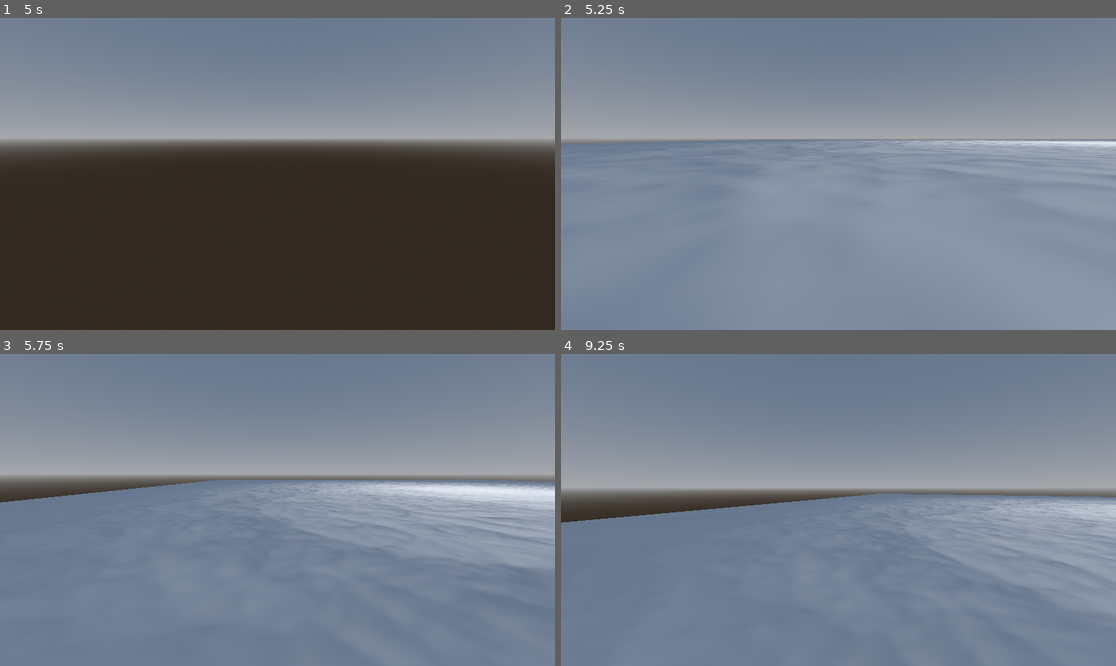
Above: before the commit, frames 1-4 (two rows, left to right).
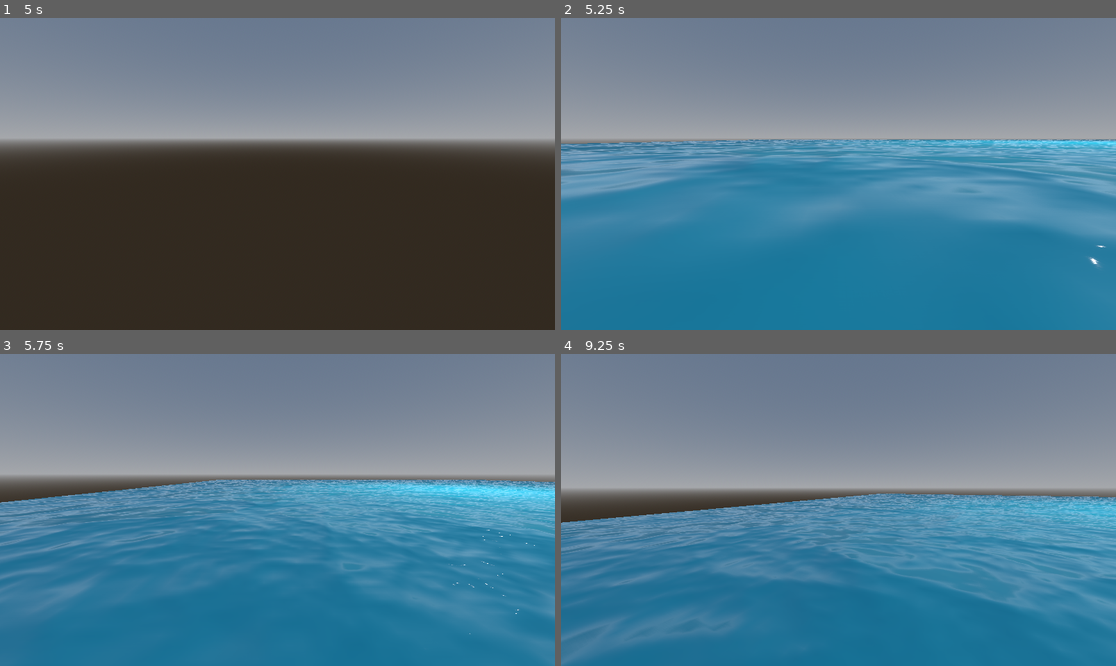
Above: after the commit, the same moments.

Repository: hperantunes/spatial-shaders-starter-project
Game: Godot game, scene res://scenes/spatial_shaders.tscn
The game is run twice, just before and just after one commit, with the same random seed, the same clock (stepped at 60 frames per second) and the same inputs. The engine's default icon, where the game draws it, is replaced by a stand-in: a white triangle on a blue panel in a dark square.
Inputs (mouse positions are in pixels of both pictures, inside the frame that each line leads up to):
- Up to frame 1 (5 s): tap Enter at 0.5, 2, 3.5 s; move the mouse to (399, 158) at 0.52 s; hold D (move_right) 0.53-1.28 s; hold Right mouse button (camera_move_mode) 0.53-1.28 s; click (399, 158) at 0.67 s; tap Space at 1.25, 2.75, 4.25 s; move the mouse to (249, 174) at 1.27 s; hold W (move_forward) 1.28-2.03 s; tap Shift (camera_speed_up) at 1.35, 3.6 s; move the mouse to (333, 105) at 2.02 s; hold D (move_right) 2.03-2.78 s; click (333, 105) at 2.1 s; move the mouse to (249, 236) at 2.77 s; hold W (move_forward) 2.78-3.53 s; right-click (249, 236) at 2.85 s; click (249, 236) at 2.92 s; move the mouse to (444, 220) at 3.52 s; hold A (move_left) from 3.53 s (still down); move the mouse to (111, 127) at 4.27 s; click (111, 127) at 4.35 s
- Up to frame 2 (5.25 s): move the mouse to (866, 174) at 5.02 s; release A (move_left) at 5.03 s; hold S (move_backward) from 5.03 s (still down); hold Right mouse button (camera_move_mode) from 5.03 s (still down); click (866, 174) at 5.17 s
- Up to frame 3 (5.75 s): keep holding S (move_backward); keep holding Right mouse button (camera_move_mode)
- Up to frame 4 (9.25 s): move the mouse to (816, 503) at 5.77 s; release S (move_backward) at 5.78 s; release Right mouse button (camera_move_mode) at 5.78 s; hold D (move_right) 5.78-6.53 s; tap Shift (camera_speed_up) at 5.85, 8.1 s; move the mouse to (960, 494) at 6.52 s; hold W (move_forward) 6.53-7.28 s; click (960, 494) at 6.6 s; move the mouse to (727, 525) at 7.27 s; hold D (move_right) 7.28-8.03 s; right-click (727, 525) at 7.35 s; click (727, 525) at 7.42 s; move the mouse to (894, 441) at 8.02 s; hold S (move_backward) 8.03-8.78 s; move the mouse to (810, 572) at 8.77 s; hold A (move_left) from 8.78 s (still down); click (810, 572) at 8.85 s

Frame 1 is identical in both runs. In frame 2, 60% of the frame differs, in the area x 0-100%, y 38-100%; in frame 3, 58%; in frame 4, 51%.

Commit message:
Lesson 4.11

Diff:
--- a/scenes/spatial_shaders.tscn
+++ b/scenes/spatial_shaders.tscn
@@ -78,10 +78,23 @@
 as_normal_map = true
 noise = SubResource("FastNoiseLite_a5wnh")
 
+[sub_resource type="FastNoiseLite" id="FastNoiseLite_bahuk"]
+
+[sub_resource type="NoiseTexture2D" id="NoiseTexture2D_ndqdo"]
+seamless = true
+as_normal_map = true
+noise = SubResource("FastNoiseLite_bahuk")
+
 [sub_resource type="ShaderMaterial" id="ShaderMaterial_iaeq8"]
 render_priority = 0
 shader = ExtResource("8_p1ne2")
+shader_parameter/albedo = Color(0.117647, 0.866667, 0.980392, 1)
+shader_parameter/direction1 = Vector2(1, 0)
+shader_parameter/direction2 = Vector2(1, 0)
+shader_parameter/scroll_speed1 = 0.03
+shader_parameter/scroll_speed2 = 0.02
 shader_parameter/normalmap_texture = SubResource("NoiseTexture2D_0nu7r")
+shader_parameter/normalmap_texture2 = SubResource("NoiseTexture2D_ndqdo")
 
 [node name="SpatialShaders" type="Node3D"]
 script = ExtResource("1_db346")
--- a/shaders/water.gdshader
+++ b/shaders/water.gdshader
@@ -1,9 +1,29 @@
 shader_type spatial;
 
 uniform sampler2D normalmap_texture: repeat_enable, filter_linear;
+uniform sampler2D normalmap_texture2: repeat_enable, filter_linear;
+
+uniform vec3 albedo: source_color = vec3(1.0);
+
+uniform vec2 direction1 = vec2(1.0, 0.0);
+uniform vec2 direction2 = vec2(0.0, 1.0);
+
+uniform float scroll_speed1: hint_range(0.0, 1.0) = 0.1;
+uniform float scroll_speed2: hint_range(0.0, 1.0) = 0.1;
 
 void fragment()
 {
-	vec3 normal = texture(normalmap_texture, UV).rgb;
-	NORMAL_MAP = normal;
+	vec2 offset1 = TIME * direction1 * scroll_speed1;
+	vec2 offset2 = TIME * direction2 * scroll_speed2;
+
+	vec3 normal = texture(normalmap_texture, UV + offset1).rgb;
+	vec3 normal2 = texture(normalmap_texture2, UV + offset2).rgb;
+
+	vec3 final_normal = mix(normal, normal2, 0.5);
+
+	NORMAL_MAP = final_normal;
+
+	ALBEDO = albedo;
+	METALLIC = 0.0;
+	ROUGHNESS = 0.01;
 }
Not shown: 1 places in scenes/spatial_shaders.tscn that only renumber resources
